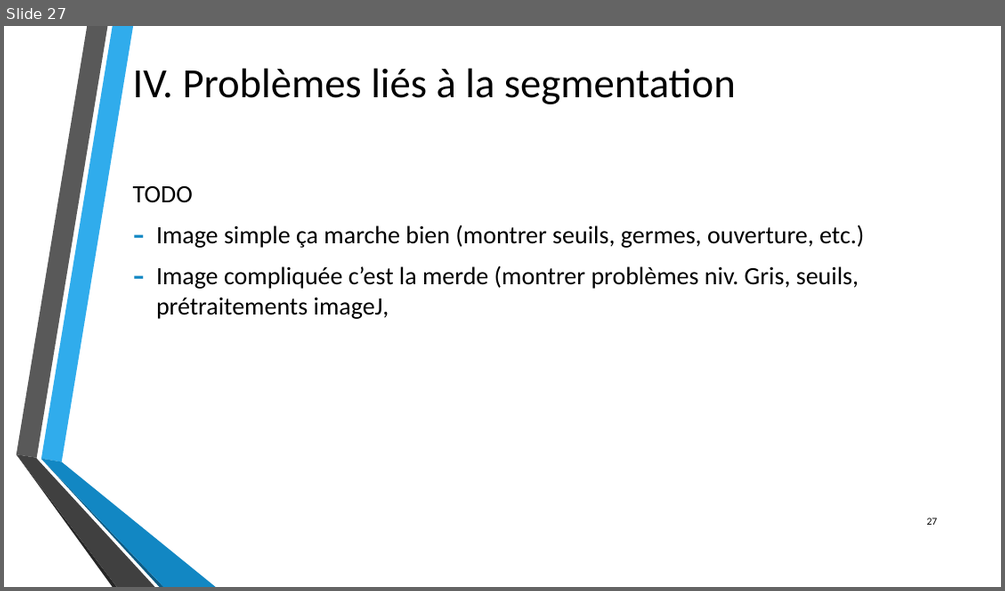
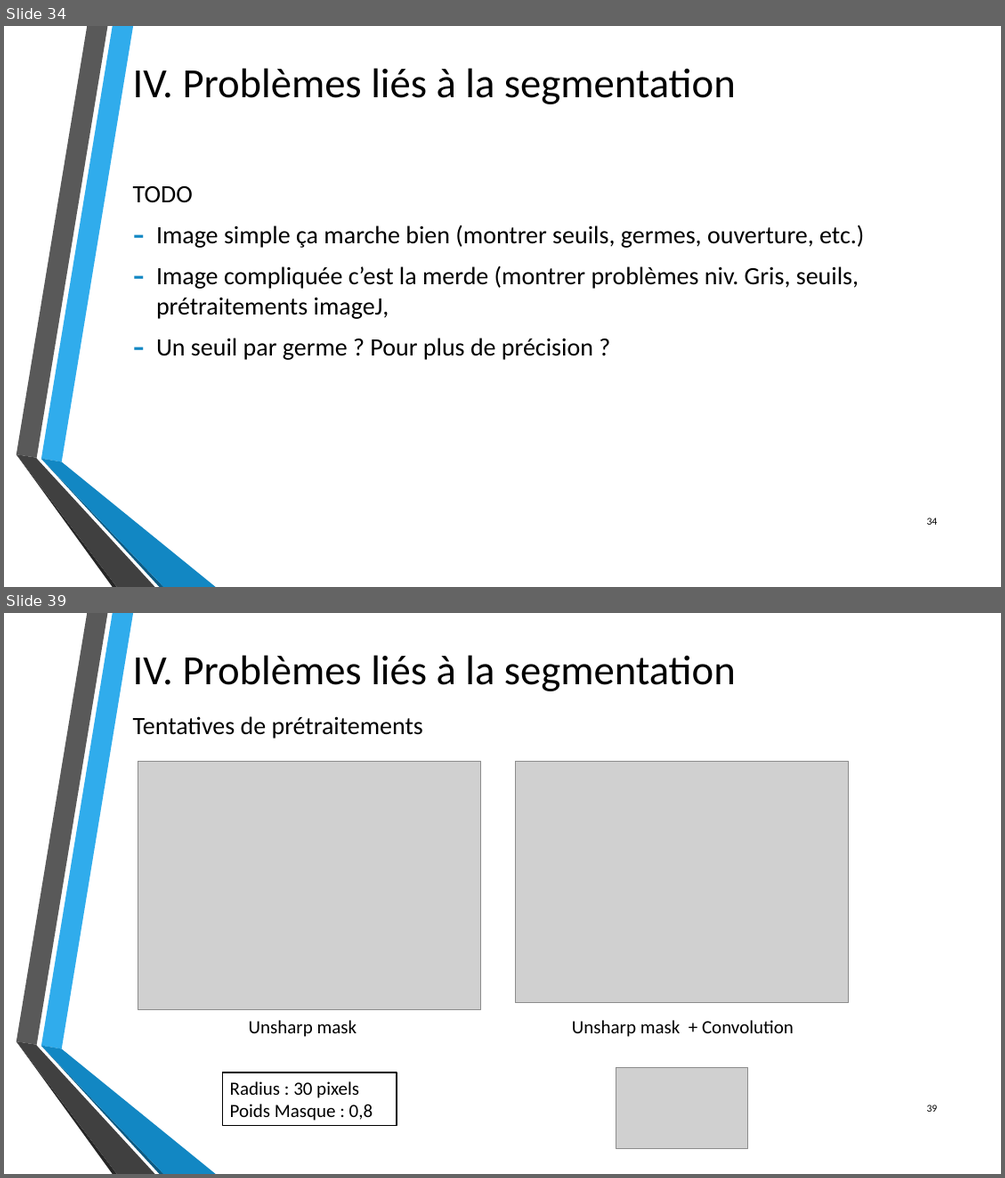
Before and after one commit to byZipo/Dossiers-Stage, a slide deck: Travail_realise/Presentations/Utilisation_du_RaPC_pour_la_segmentation_d_images.pptx. Shown one above the other, each under a label of ours: slide 27 before the commit, slides 34 and 39 after it; the slides between them are not shown. The pictures are 1005x591 and 1005x1178 pixels, drawn with LibreOffice and Linux fonts; fonts in the diff are those of the drawing; grey boxes stand for pictures; background and template pictures are left out. Boxes give left, top, right and bottom in pixels: in the first picture for what was removed or moved away, otherwise in the second. Text is boxed around its words. In the diff, an @@ line names an element or a change of style, - is before the commit and + after.

Commit message:
ajout de deux parties dans la presentation (implementation et problemes de segmentation)

```diff
--- a/Travail_realise/Presentations/Utilisation_du_RaPC_pour_la_segmentation_d_images.pptx
+++ b/Travail_realise/Presentations/Utilisation_du_RaPC_pour_la_segmentation_d_images.pptx
@@ slide 39 added at <box>4,613,1001,1174</box>, background picture (left out); not listed: 6 template elements that a slide beside it also shows @@
@@ title added at <box>133,655,736,691</box>, 40 pt, text #000000 @@
+IV. Problèmes liés à la segmentation
@@ text added at <box>133,716,423,738</box>, 24 pt, text #000000 @@
+Tentatives de prétraitements
@@ picture added at <box>138,761,481,1009</box> @@
@@ picture added at <box>516,761,849,1002</box> @@
@@ text added at <box>249,1020,357,1037</box>, 18 pt, text #000000 @@
+Unsharp mask
@@ text added at <box>572,1020,793,1037</box>, 18 pt, text #000000 @@
+Unsharp mask + Convolution
@@ rectangle added at <box>222,1073,396,1126</box>, outline #000000 1.25 pt, 18 pt, text #000000 @@
+Radius : 30 pixels
+Poids Masque : 0,8
@@ picture added at <box>615,1067,747,1148</box> @@
@@ page number added at <box>927,1104,938,1111</box>, 10 pt, text #000000 @@
+39
@@ what was slide 27 is now slide 34 @@
@@ slide 34 changed as well @@
@@ text at <box>156,338,593,360</box>: paragraph added @@
+– Un seuil par germe ? Pour plus de précision ?
@@ page number at <box>927,517,938,524</box>: text changed @@
-27
+34
```
Also in this commit, not shown: 11 other slides added, 4 other files.
